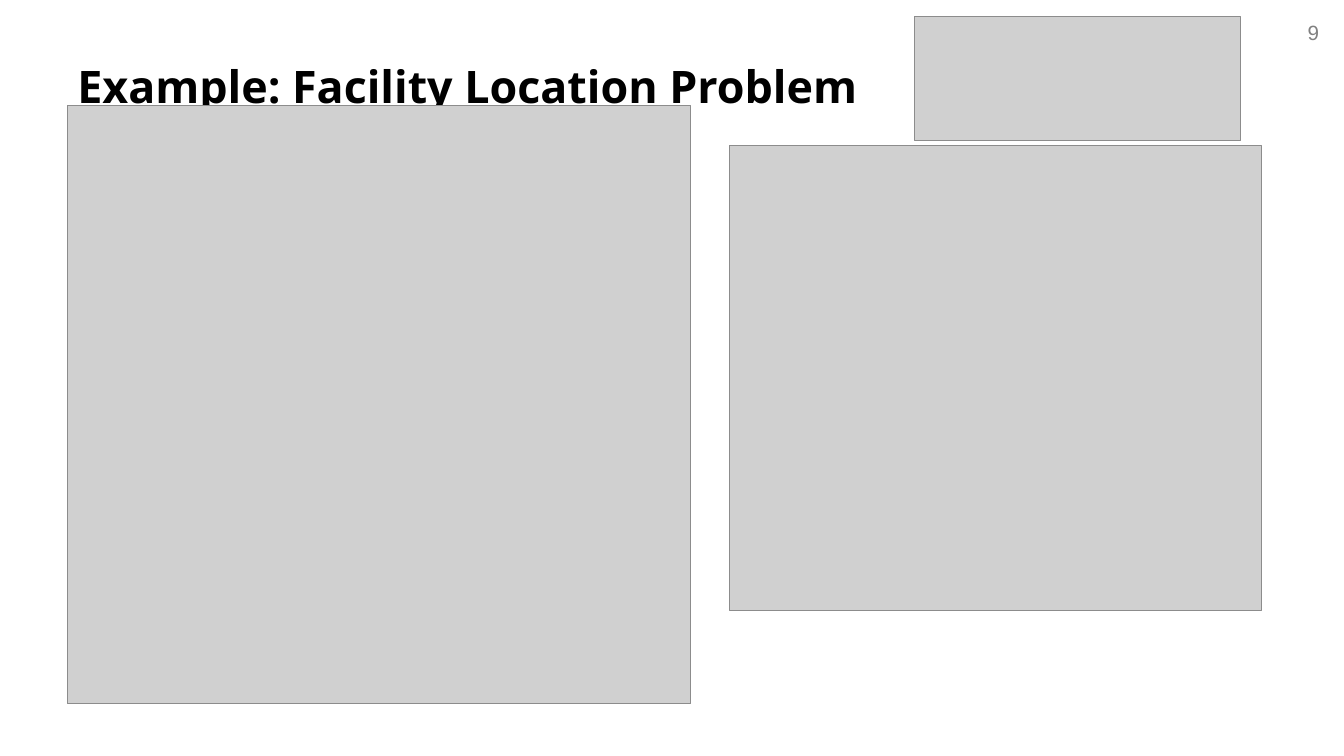
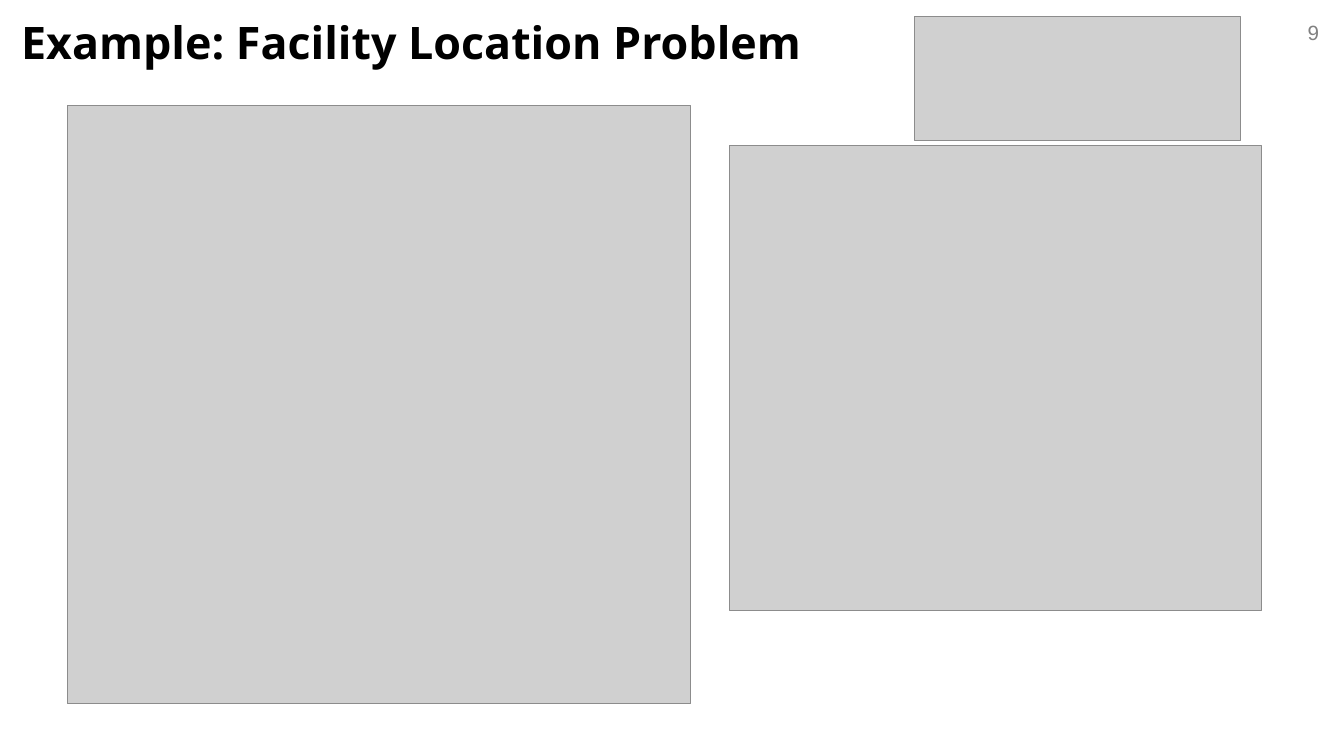
Before and after one commit to hdavid16/JuMP-DrWatson-Example, a slide deck: slide 9 of presentations/facility_location.pptx. Drawn at 1344x756 pixels with LibreOffice and Linux fonts; fonts in the diff are those of the drawing; grey boxes stand for pictures; background and template pictures are left out. Boxes give left, top, right and bottom in pixels: in the first picture for what was removed or moved away, otherwise in the second. Text is boxed around its words. In the diff, an @@ line names an element or a change of style, - is before the commit and + after.

Commit message:
update slides

```diff
--- a/presentations/facility_location.pptx
+++ b/presentations/facility_location.pptx
@@ title "Example: Facility Location Problem": place and size @@
-title "Example: Facility Location Problem" at [77,69,857,114]
+title "Example: Facility Location Problem" at [21,25,801,70]
```
